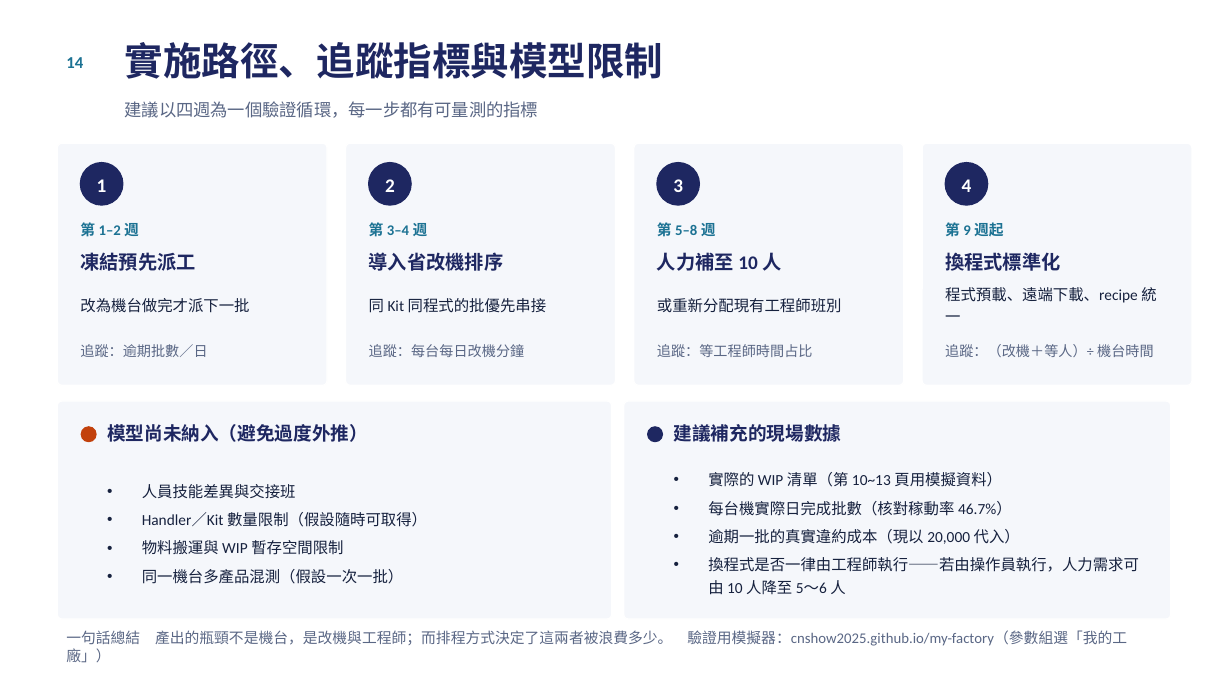
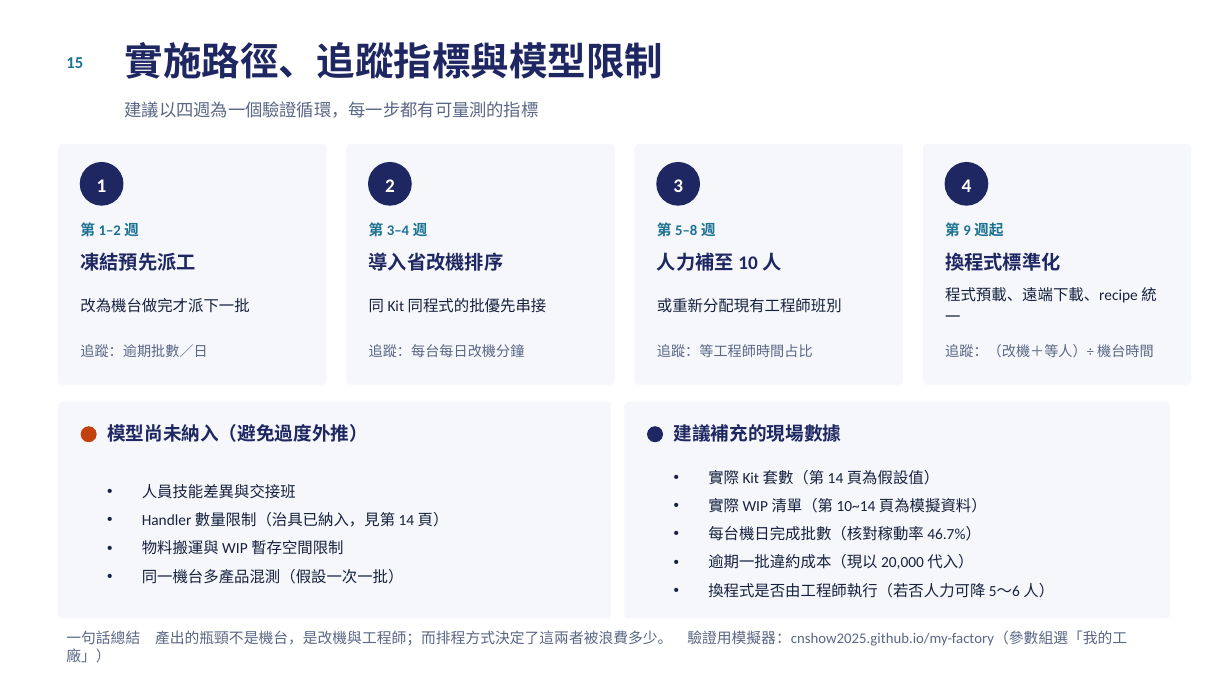
Before and after one commit to cnshow2025/my-factory, a slide deck: slide 16 of docs/測試排程分析報告.pptx (slide 15 before the commit). Drawn at 1232x693 pixels with LibreOffice and Linux fonts; fonts in the diff are those of the drawing. Boxes give left, top, right and bottom in pixels: in the first picture for what was removed or moved away, otherwise in the second. Text is boxed around its words. In the diff, an @@ line names an element or a change of style, - is before the commit and + after.

```diff
--- a/docs/測試排程分析報告.pptx
+++ b/docs/測試排程分析報告.pptx
@@ text at (x1=66, y1=57, x2=83, y2=68): text changed @@
-14
+15
@@ text at (x1=708, y1=470, x2=1054, y2=598): text changed @@
-• 實際的 WIP 清單（第 10~13 頁用模擬資料）
-• 每台機實際日完成批數（核對稼動率 46.7%）
-• 逾期一批的真實違約成本（現以 20,000 代入）
-• 換程式是否一律由工程師執行——若由操作員執行，人力需求可由 10 人降至 5～6 人
+• 實際 Kit 套數（第 14 頁為假設值）
+• 實際 WIP 清單（第 10~14 頁為模擬資料）
+• 每台機日完成批數（核對稼動率 46.7%）
+• 逾期一批違約成本（現以 20,000 代入）
+• 換程式是否由工程師執行（若否人力可降 5～6 人）
@@ text at (x1=142, y1=512, x2=449, y2=527): text changed @@
-• Handler／Kit 數量限制（假設隨時可取得）
+• Handler 數量限制（治具已納入，見第 14 頁）
```
Also in this commit, not shown: 1 other slide changed, 1 slide added, 5 other files.
